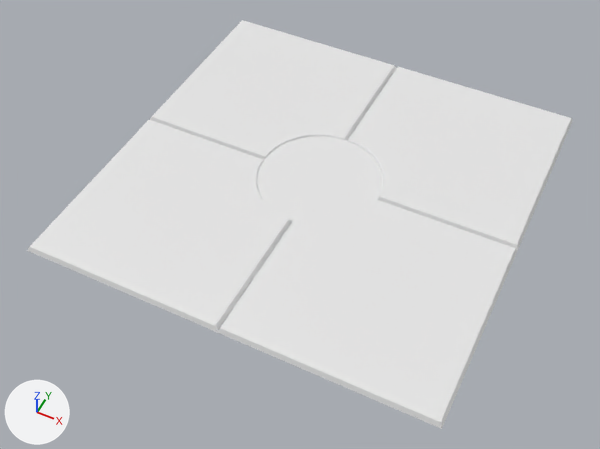
Before and after pictures for a commit that changed the Blender file RawAssets/Aiden/Floor.blend.
Camera for both pictures: a 50 mm camera at (2.41, -5.26, 5.82) aimed at (-0.03, -0.38, -0.27). Lighting does not change. The marker at lower left points along +X, +Y and +Z.
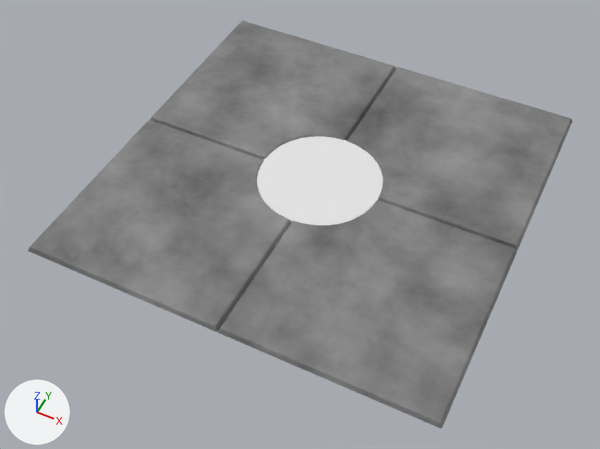
Changed parts and their boxes [x1, y1, x2, y2] in the pictures (600 x 449 px; the box of a moved part takes in the faces that stretch with it):
'Plane', reshaped
    before: [27, 20, 573, 429]
    after: [28, 21, 573, 428]
part 1 of me_plane, moved or reshaped
    before: [217, 67, 517, 429]
    after: [36, 67, 517, 428]
part 2 of me_plane, surface changed (white to grey)
    both: [30, 21, 573, 422]
part 3 of me_plane, recoloured
    both: [28, 66, 517, 332]

Diff of the bpy script that builds the scene:
```diff
--- a/RawAssets/Aiden/Floor.blend.py
+++ b/RawAssets/Aiden/Floor.blend.py
@@ mat_tile @@
+mat_tile = bpy.data.materials.new('Tile')
+# nodes: BsdfPrincipled, Bump, OutputMaterial, TexNoise, UVMap, ValToRGB
+# colours: black #000000, grey #bababa
@@ me_plane @@
 # used by ob_plane; location = (0.0, 0.0, 0.0)
-me_plane.from_pydata(...)  # 152 vertices, 84 faces; spans x -2.0..2.0, y -2.0..2.0, z 0.0..0.05
+me_plane.from_pydata(...)  # 160 vertices, 84 faces; spans x -2.0..2.0, y -2.0..2.0, z 0.0..0.05
+# me_plane part 1
+# 12 faces are deleted
+# 8 vertices are added at x -2.0..2.0, y -2.0..2.0, z 0.0
+# 12 new faces join them
+# me_plane part 2: 62 kept faces spanning x -2.0..2.0, y -1.98..2.0, z 0.0..0.05 get new texture (UV) coordinates
+# me_plane part 3: 72 faces spanning x -2.0..2.0, y -2.0..2.0, z 0.0..0.05 switch from no material to mat_tile
```
